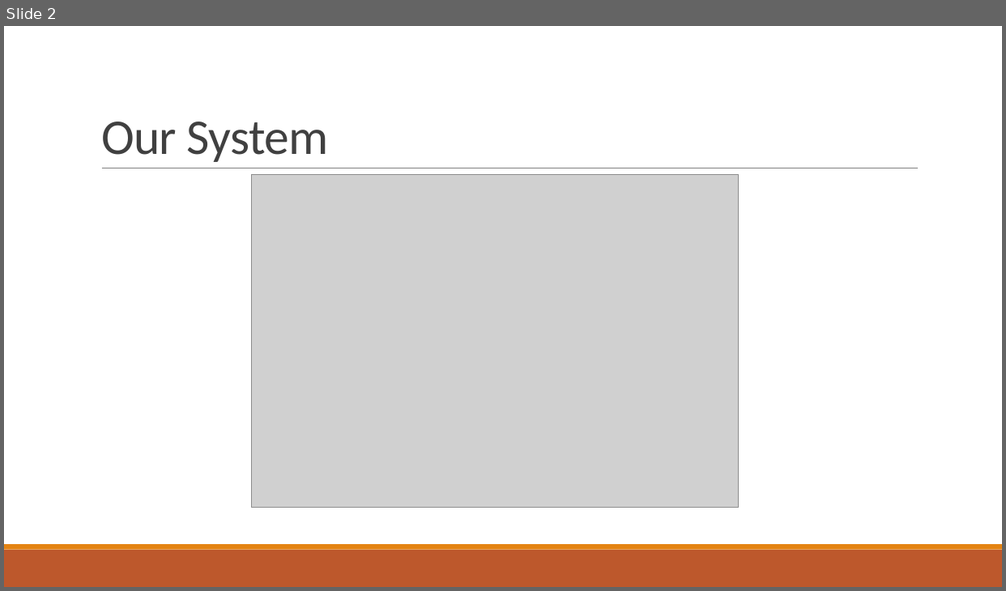
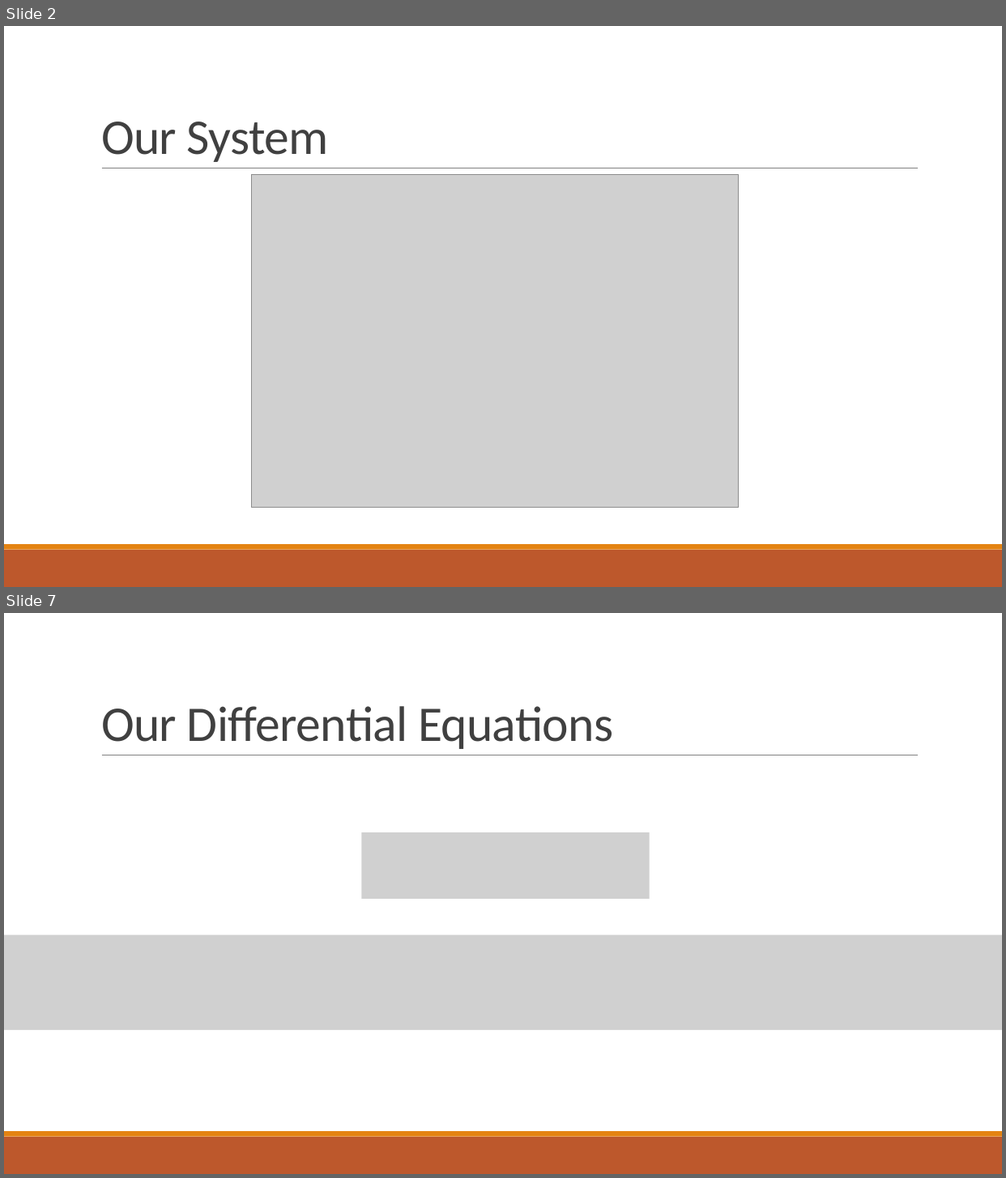
Before and after one commit to aehoppe/RTG, a slide deck: On RTG Design.pptx. Shown one above the other, each under a label of ours: slide 2 before the commit, slides 2 and 7 after it; the slides between them are not shown. The pictures are 1006x591 and 1006x1178 pixels, drawn with LibreOffice and Linux fonts; fonts in the diff are those of the drawing; grey boxes stand for pictures. Boxes give left, top, right and bottom in pixels: in the first picture for what was removed or moved away, otherwise in the second. Text is boxed around its words. In the diff, an @@ line names an element or a change of style, - is before the commit and + after.

```diff
--- a/On RTG Design.pptx
+++ b/On RTG Design.pptx
@@ slide 7 added at (x1=4, y1=613, x2=1002, y2=1174), background #FFFFFF; not listed: 3 template elements that a slide beside it also shows @@
@@ title added at (x1=101, y1=706, x2=613, y2=749), 48 pt, text #404040 @@
+Our Differential Equations
@@ picture added at (x1=362, y1=833, x2=650, y2=898) @@
@@ picture added at (x1=4, y1=935, x2=1002, y2=1030) @@
```
Also in this commit, not shown: 6 slides changed, 2 other slides added, 2 other files.
